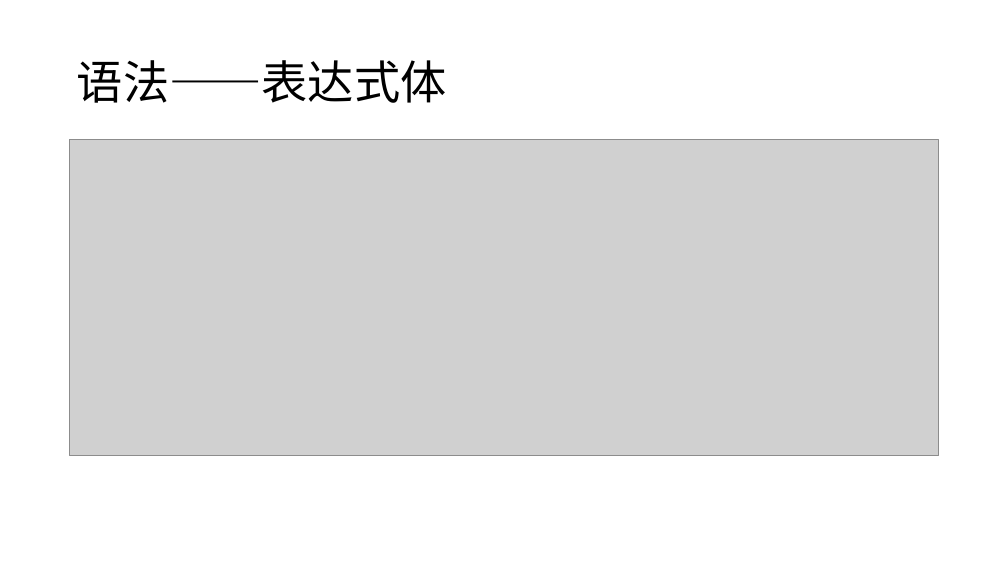
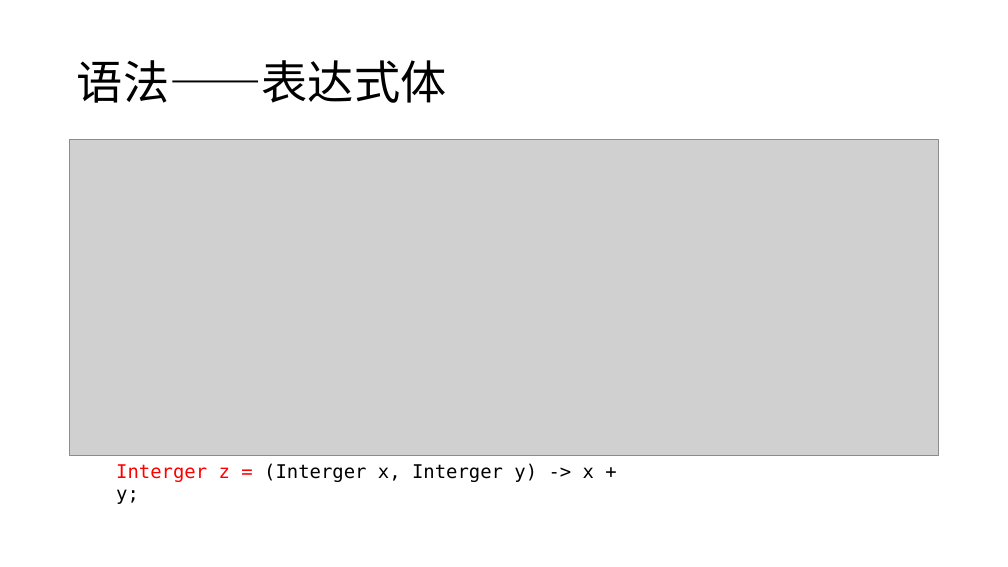
Before and after one commit to RuWang-0/lambda-in-Java-C-, a slide deck: slide 7 of lambda-ppt.pptx. Drawn at 1008x567 pixels with LibreOffice and Linux fonts; fonts in the diff are those of the drawing; grey boxes stand for pictures. Boxes give left, top, right and bottom in pixels: in the first picture for what was removed or moved away, otherwise in the second. Text is boxed around its words. In the diff, an @@ line names an element or a change of style, - is before the commit and + after.

```diff
--- a/lambda-ppt.pptx
+++ b/lambda-ppt.pptx
@@ text added at [116, 463, 594, 504], 18 pt, text #000000 @@
+Interger z = (Interger x, Interger y) -> x + y;
```
Also in this commit, not shown: 16 other slides changed, 2 other files.
